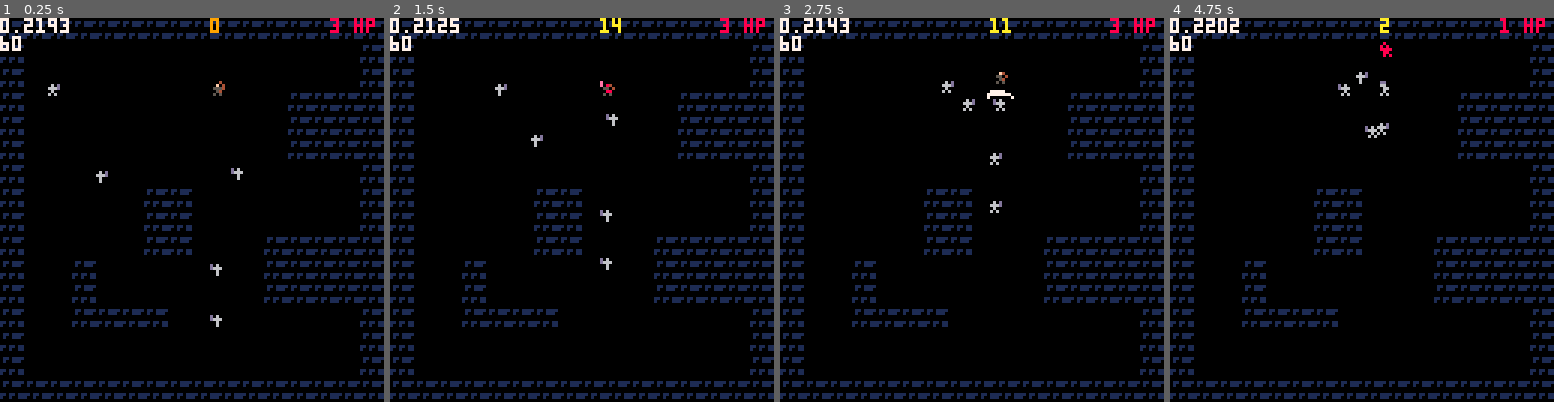
Above: before the commit, frames 1-4 (left to right).
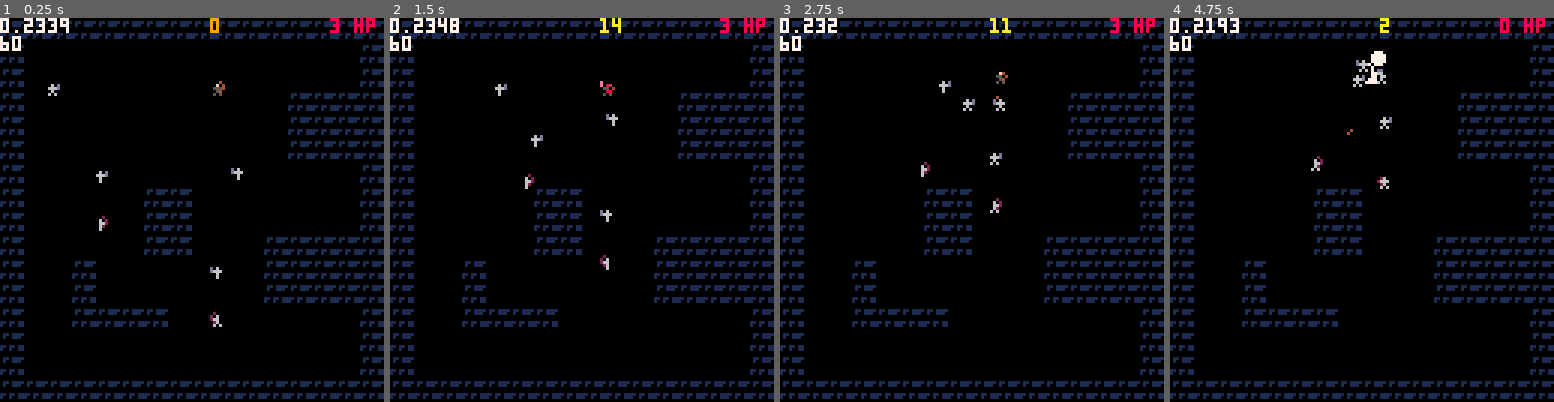
Above: after the commit, the same moments.

Repository: ironchestgames/pico-8-carts
Game: PICO-8 cartridge epicevilender.p8
Two runs of this game, one before a commit and one after it. Both use one fixed random seed, a clock stepped at 60 frames per second and the inputs below.
Inputs:
- Up to frame 1 (0.25 s): no input
- Up to frame 2 (1.5 s): tap X (X key) at 0.33, 1.07 s; tap O (Z key) at 0.7 s
- Up to frame 3 (2.75 s): hold Right 1.6-2.1 s; tap O (Z key) at 1.7, 2.1, 2.5 s; tap X (X key) at 1.85 s; hold Up 2.15-2.42 s; hold Right from 2.47 s (still down)
- Up to frame 4 (4.75 s): tap O (Z key) every 0.4 s from 2.9 to 4.5 s; tap X (X key) at 2.97, 4.08 s; release Right at 3.03 s; hold Left 3.08-3.58 s; hold Down 3.63-3.97 s; hold Right 4.02-4.68 s; hold Up from 4.73 s (still down)

The runs differ from the first frame. In frame 1, 0.2% of the frame differs, in the area x 10-58%, y 0-81%; in frame 2, 0.2%; in frame 3, 0.4%; in frame 4, 1.0%, in the area x 9-89%, y 0-45%.

Commit message:
epicevilender - skeleton archers

Diff:
--- a/epicevilender.p8
+++ b/epicevilender.p8
@@ -518,10 +518,11 @@
     _col=0 -- note: make tile ground
    end
 
-   -- create skeleton enemy
+   -- create sword skeleton enemy
    if _col == 6 then
     local enemy=createactor({
      isenemy=true,
+     attacktype='melee',
      x=_x*8,
      y=_y*8,
      halfw=1.5,
@@ -549,6 +550,38 @@
     _col=0 -- note: make tile ground
    end
 
+   -- create bow skeleton enemy
+   if _col == 7 then
+    local enemy=createactor({
+     isenemy=true,
+     attacktype='ranged',
+     x=_x*8,
+     y=_y*8,
+     halfw=1.5,
+     halfh=2,
+     runspd=0.5,
+     spd=0.5,
+     hp=3,
+     ai={
+      state='idling',
+      laststate='idling',
+      state_counter=0,
+      ismovingoutofcollision=false,
+      toocloseto={},
+     },
+     frames={
+      currentframe=1,
+      idling={{18,15,4,5, -2,-3}},
+      moving={animspd=0.18,{18,15,4,5, -2,-3},{22,15,4,5, -2,-3}},
+      attacking={{26,15,4,5, -2,-3}},--,{11,15,5,5, -2,-3}},
+      recovering={{18,15,4,5, -2,-3}},
+     },
+    })
+
+    add(actors,enemy)
+    _col=0 -- note: make tile ground
+   end
+
    -- set floormap value
    floormap[_y][_x]=_col
   end
@@ -711,6 +744,9 @@
    -- aggression vars
    local distancetoavatar=dist(enemy.x,enemy.y,avatar.x,avatar.y)
    local withinattackdistance=distancetoavatar <= 7
+   if enemy.attacktype == 'ranged' then
+    withinattackdistance=distancetoavatar <= 40
+   end
    local haslostoavatar=haslos(floormap,enemy.x,enemy.y,avatar.x,avatar.y)
    local isswinging=enemy.ai.state == 'attacking' and enemy.ai.state_counter > 0
 
@@ -821,50 +857,96 @@
     enemy.ai.state_counter-=1
     if enemy.ai.state_counter <= 0 then
 
-     local a=atan2(
-      enemy.ai.targetx-enemy.x,
-      enemy.ai.targety-enemy.y)
-
-     add(attacks,createattack({
-      isenemy=true,
-      x=enemy.x+cos(a)*4,
-      y=enemy.y+sin(a)*4,
-      halfw=2,
-      halfh=2,
-      state_counter=1,
-      isphysical=true,
-      knockbackangle=a,
-      damage=1,
-      targetcount=1000,
-     }))
-
-     -- add vfx
-     angletofx={
-      [0]={0,20,4,7, -1,-5}, -- right
-      [0.125]={8,20,6,4, -3,-2}, -- right/up
-      [0.25]={20,20,9,3, -3,-1}, -- up
-      [0.375]={14,20,6,4, -2,-2}, -- up/left
-      [0.5]={4,20,4,7, -2,-5}, -- left
-      [0.625]={29,20,4,7, -3,-6}, -- left/down
-      [0.75]={20,23,9,3, -4,-2}, -- down
-      [0.875]={33,20,4,7, 0,-6}, -- down/right
-      [1]={0,20,4,7, -1,-5}, -- right (wrapped)
-     }
-
-     local x=enemy.x+cos(enemy.a)*4
-     local y=enemy.y+sin(enemy.a)*4
-
-     local a=min(flr((enemy.a+0.0625)*8)/8,1)
-
-     debug(enemy.a,a)
-
-     local frame=angletofx[a]
-     frame[5]=x+frame[5]
-     frame[6]=y+frame[6]
-     frame.counter=10
-     local vfx={frame}
-
-     add(vfxs,vfx)
+     if enemy.attacktype == 'melee' then
+      local a=atan2(
+       enemy.ai.targetx-enemy.x,
+       enemy.ai.targety-enemy.y)
+
+      add(attacks,createattack({
+       isenemy=true,
+       x=enemy.x+cos(a)*4,
+       y=enemy.y+sin(a)*4,
+       halfw=2,
+       halfh=2,
+       state_counter=1,
+       isphysical=true,
+       knockbackangle=a,
+       damage=1,
+       targetcount=1000,
+      }))
+
+      -- add vfx
+      angletofx={
+       [0]={0,20,4,7, -1,-5}, -- right
+       [0.125]={8,20,6,4, -3,-2}, -- right/up
+       [0.25]={20,20,9,3, -3,-1}, -- up
+       [0.375]={14,20,6,4, -2,-2}, -- up/left
+       [0.5]={4,20,4,7, -2,-5}, -- left
+       [0.625]={29,20,4,7, -3,-6}, -- left/down
+       [0.75]={20,23,9,3, -4,-2}, -- down
+       [0.875]={33,20,4,7, 0,-6}, -- down/right
+       [1]={0,20,4,7, -1,-5}, -- right (wrapped)
+      }
+
+      local x=enemy.x+cos(enemy.a)*4
+      local y=enemy.y+sin(enemy.a)*4
+
+      local a=min(flr((enemy.a+0.0625)*8)/8,1)
+
+      debug(enemy.a,a)
+
+      local frame=angletofx[a]
+      frame[5]=x+frame[5]
+      frame[6]=y+frame[6]
+      frame.counter=10
+      local vfx={frame}
+
+      add(vfxs,vfx)
+
+
+
+     elseif enemy.attacktype == 'ranged' then
+
+      local a=atan2(
+       enemy.ai.targetx-enemy.x,
+       enemy.ai.targety-enemy.y)
+
+      a=min(flr((a+0.0625)*8)/8,1)
+
+      -- arrow frame
+      local angletoframe={
+       [0]={50,20,2,1, -1,-0.5}, -- right
+       [0.125]={52,20,2,2, -1,-1}, -- right/up
+       [0.25]={54,20,1,2, -0.5,-1}, -- up
+       [0.375]={55,20,2,2, -1,-1}, -- up/left
+       [0.5]={50,20,2,1, -1,-0.5}, -- left
+       [0.625]={52,20,2,2, -1,-1}, -- left/down
+       [0.75]={54,20,1,2, -0.5,-1}, -- down
+       [0.875]={55,20,2,2, -1,-1}, -- down/right
+       [1]={50,20,2,1, -1,-0.5}, -- right (wrapped)
+      }
+
+      local frame=angletoframe[a]
+
+      local attack=createattack({
+       isenemy=true,
+       x=enemy.x-0.5,
+       y=enemy.y-0.5,
+       halfw=1,
+       halfh=1,
+       state_counter=1000,
+       dx=cos(a)*1.6,
+       dy=sin(a)*1.6,
+       damage=1,
+       targetcount=1,
+       frames={
+        currentframe=1,
+        frame,
+       }
+      })
+
+      add(attacks,attack)
+     end
 
      enemy.ai.state='idling'
     end
@@ -1376,11 +1458,11 @@
 05005005011111111111111111114111141000000000000000000000000000000000000000000000000000000000000000000000000000000000000000000000
 50505050511111111111111111111111111000000000000000000000000000000000000000000000000000000000000000000000000000000000000000000000
 00000000000000000000000000000000000000000000000000000000000000000000000000000000000000000000000000000000000000000000000000000000
-000000000dd000000000000000000000000000000000000000000000000000000000000000000000000000000000000000000000000000000000000000000000
-060d060d066006000000000000000000000000000000000000000000000000000000000000000000000000000000000000000000000000000000000000000000
-666d666d6600666dd000000000000000000000000000000000000000000000000000000000000000000000000000000000000000000000000000000000000000
-06000600060006000000000000000000000000000000000000000000000000000000000000000000000000000000000000000000000000000000000000000000
-60600600606060600000000000000000000000000000000000000000000000000000000000000000000000000000000000000000000000000000000000000000
+000000000dd000000000200020000000020000000000000000000000000000000000000000000000000000000000000000000000000000000000000000000000
+060d060d066006000006020602062000602000000000000000000000000000000000000000000000000000000000000000000000000000000000000000000000
+666d666d6600666dd006620662666206662000000000000000000000000000000000000000000000000000000000000000000000000000000000000000000000
+06000600060006000006200620062000602000000000000000000000000000000000000000000000000000000000000000000000000000000000000000000000
+60600600606060600060600600606006060000000000000000000000000000000000000000000000000000000000000000000000000000000000000000000000
 07000070777700007777077777000070000700888007770ee0440444000000000000000000000000000000000000000000000000000000000000000000000000
 00700700007770077700777777770700000078888877777ee0004040400000000000000000000000000000000000000000000000000000000000000000000000
 00700700000777777000700000007700000078888877777000000000000000000000000000000000000000000000000000000000000000000000000000000000
@@ -1434,10 +1516,10 @@
 10000000000000011000000000000001100000000000000100000000000000000000000000000000000000000000000000000000000000000000000000000000
 10006011006000011006001100606001100000110000000100000000000000000000000000000000000000000000000000000000000000000000000000000000
 10000011000000011000001100000001100000110000000100000000000000000000000000000000000000000000000000000000000000000000000000000000
-10000011000111111060001100011111100000110001111100000000000000000000000000000000000000000000000000000000000000000000000000000000
+10007011000111111060001100011111100000110001111100000000000000000000000000000000000000000000000000000000000000000000000000000000
 10010000000111111001060000011111100100000001111100000000000000000000000000000000000000000000000000000000000000000000000000000000
 10010000060111111001000006011111100100000001111100000000000000000000000000000000000000000000000000000000000000000000000000000000
 10011110000000011001111000000001100111100000000100000000000000000000000000000000000000000000000000000000000000000000000000000000
-10000000060000011060000006060001100000000000000100000000000000000000000000000000000000000000000000000000000000000000000000000000
+10000000070000011060000006060001100000000000000100000000000000000000000000000000000000000000000000000000000000000000000000000000
 10000000000000011000000000000001100000000000000100000000000000000000000000000000000000000000000000000000000000000000000000000000
 11111111111111111111111111111111111111111111111100000000000000000000000000000000000000000000000000000000000000000000000000000000
Not shown, changed: epicevilender.png
